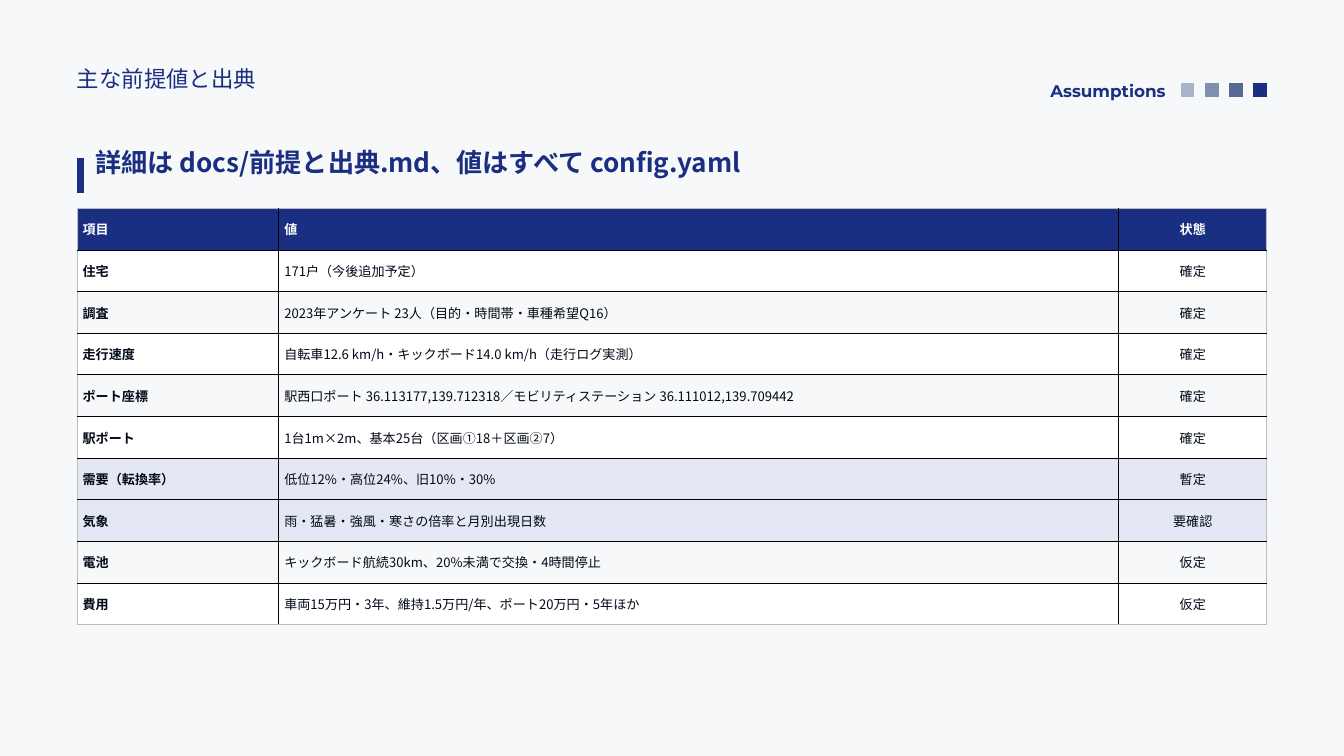
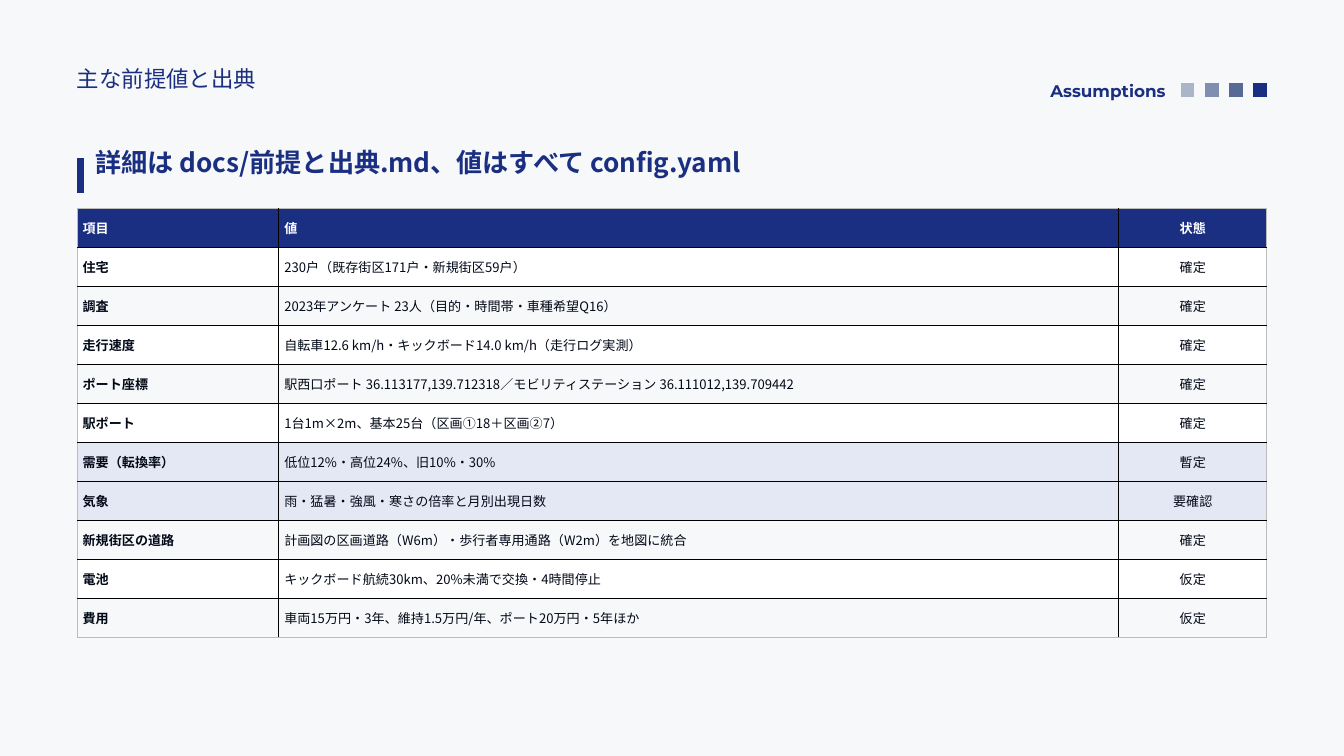
Before and after one commit to saigaeno-cmd/mikuri_sim, a slide deck: slide 19 of data/output/study/報告_モビリティシェア検討.pptx (slide 18 before the commit). Drawn at 1344x756 pixels with LibreOffice and Linux fonts; fonts in the diff are those of the drawing. Boxes give left, top, right and bottom in pixels: in the first picture for what was removed or moved away, otherwise in the second. Text is boxed around its words. In the diff, an @@ line names an element or a change of style, - is before the commit and + after.

```diff
--- a/data/output/study/報告_モビリティシェア検討.pptx
+++ b/data/output/study/報告_モビリティシェア検討.pptx
@@ table at <box>77,208,1267,637</box> @@
-row 2, column 2: 171戸（今後追加予定）
+row 2, column 2: 230戸（既存街区171戸・新規街区59戸）
+row 9: 新規街区の道路 | 計画図の区画道路（W6m）・歩行者専用通路（W2m）を地図に統合 | 確定
```
Also in this commit, not shown: 22 other slides changed, 1 slide added, 6 other files.
